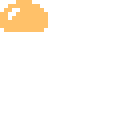
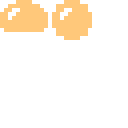
The second 128x128 image is a revision of the first. Changes to its layers:
"Lager 1": opacity 90% → 80%, painted on it over [0, 0, 92, 40]
